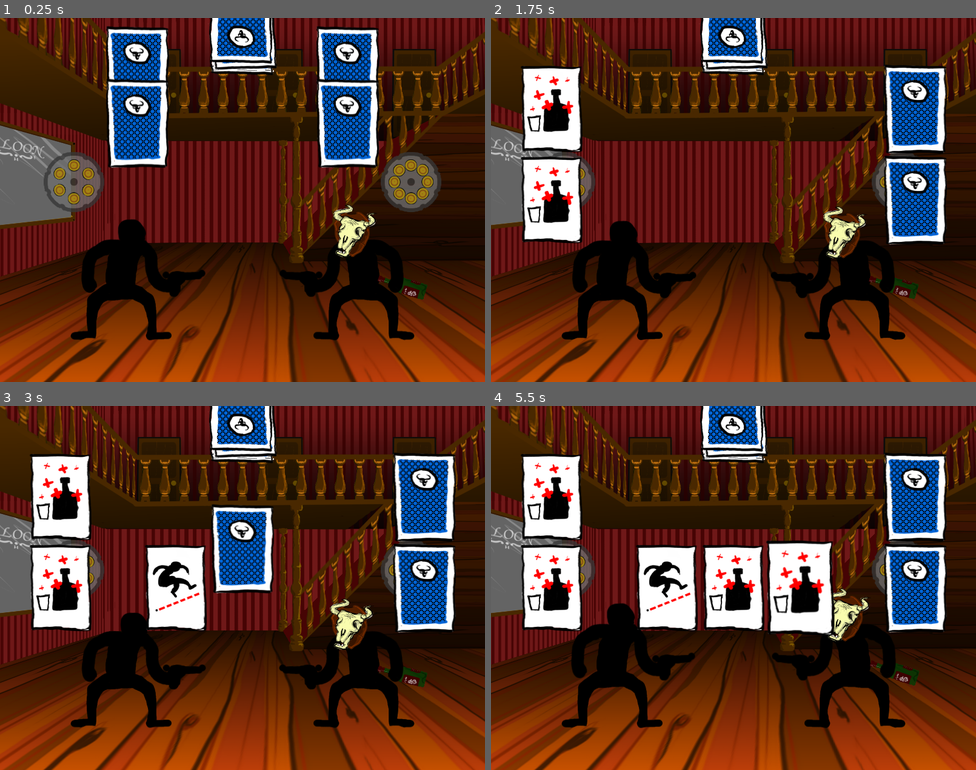
Above: before the commit, frames 1-4 (two rows, left to right).
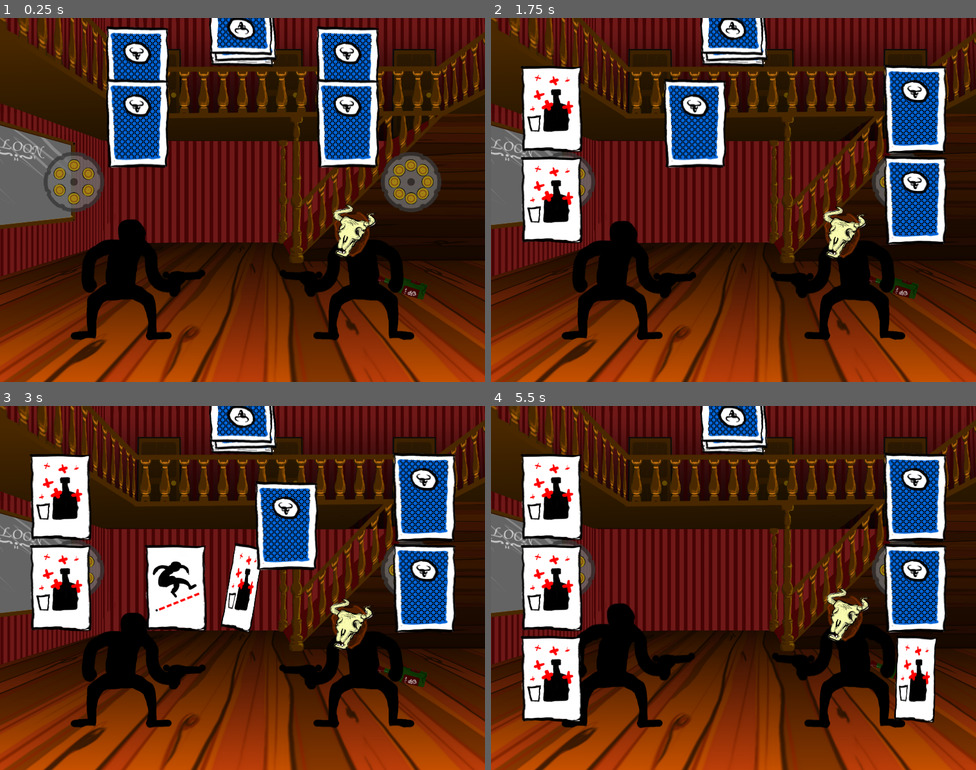
Above: after the commit, the same moments.

Repository: Eptwalabha/ld44
Game: Godot game, scene res://scenes/duel/Duel.tscn
Two runs of this game, one before a commit and one after it. Both use one fixed random seed, a clock stepped at 60 frames per second and the inputs below.
Inputs (mouse positions are in pixels of both pictures, inside the frame that each line leads up to):
- Up to frame 1 (0.25 s): no input
- Up to frame 2 (1.75 s): tap Enter (ui_accept) at 0.5, 0.77, 1.52 s; move the mouse to (573, 98) at 0.52 s; click (573, 98) at 0.67 s; move the mouse to (549, 200) at 1.27 s; click (549, 200) at 1.42 s
- Up to frame 3 (3 s): move the mouse to (426, 497) at 2.02 s; click (426, 497) at 2.17 s; move the mouse to (426, 588) at 2.77 s; click (426, 588) at 2.92 s
- Up to frame 4 (5.5 s): tap Enter (ui_accept) at 3.02, 3.77, 4.52 s; move the mouse to (665, 588) at 3.52 s; click (665, 588) at 3.67 s; move the mouse to (733, 588) at 4.27 s; click (733, 588) at 4.42 s; move the mouse to (801, 588) at 5.02 s; click (801, 588) at 5.17 s

The runs differ from the first frame. In frame 1, 1.6% of the frame differs, in the area x 43-58%, y 0-16%; in frame 2, 4.6%; in frame 3, 7.5%; in frame 4, 15%, in the area x 6-92%, y 0-87%.

Commit message:
card board

Diff:
--- a/scenes/duel/Card.gd
+++ b/scenes/duel/Card.gd
@@ -3,6 +3,7 @@
 class_name Card
 
 signal card_end_sliding(card)
+signal card_selected(card)
 
 onready var player : AnimationPlayer = $AnimationPlayer as AnimationPlayer
 onready var tween : Tween = $Tween as Tween
@@ -11,6 +12,7 @@
 export(CardType) var type = CardType.EVADE setget set_type
 
 export(bool) var selectable: bool = false
+export(bool) var flipped: bool = false setget flip
 
 var card_type : Dictionary = {
 	"evade": {
@@ -41,9 +43,14 @@
 func shuffle() -> void:
 	set_type(randi() % CardType.values().size())
 
-func flip() -> void:
-	player.play("flip_card")
-	yield(player, "animation_finished")
+func flip(f = true) -> void:
+	if flipped == f:
+		return
+	flipped = f
+	if flipped:
+		player.play("show_card")
+	else:
+		player.play("hide_card")
 
 func _on_Area2D_mouse_entered() -> void:
 	if selectable:
@@ -52,6 +59,12 @@
 func _on_Area2D_mouse_exited() -> void:
 	$CardBackground.scale = Vector2(1, 1)
 
+func _on_Area2D_input_event(_viewport: Node, event: InputEvent, _shape_idx: int) -> void:
+	if not selectable:
+		return
+	if event is InputEventMouse and event.is_pressed():
+		emit_signal("card_selected", self)
+
 func slide_to(position: Vector2) -> void:
 	tween.interpolate_property(self, "position", self.position, position, 1, Tween.TRANS_CUBIC, Tween.EASE_OUT)
 	tween.start()
--- a/scenes/duel/Card.tscn
+++ b/scenes/duel/Card.tscn
@@ -7,8 +7,60 @@
 [sub_resource type="RectangleShape2D" id=1]
 extents = Vector2( 46.7511, 68.3218 )
 
+[sub_resource type="Animation" id=3]
+resource_name = "hide_card"
+length = 0.4
+tracks/0/type = "value"
+tracks/0/path = NodePath("CardBackground:region_rect")
+tracks/0/interp = 0
+tracks/0/loop_wrap = true
+tracks/0/imported = false
+tracks/0/enabled = true
+tracks/0/keys = {
+"times": PoolRealArray( 0, 0.2, 0.4 ),
+"transitions": PoolRealArray( 1, 1, 1 ),
+"update": 0,
+"values": [ Rect2( 120, 5, 103, 144 ), Rect2( 3, 3, 105, 148 ), Rect2( 3, 3, 105, 148 ) ]
+}
+tracks/1/type = "value"
+tracks/1/path = NodePath("CardBackground/Type:visible")
+tracks/1/interp = 0
+tracks/1/loop_wrap = true
+tracks/1/imported = false
+tracks/1/enabled = true
+tracks/1/keys = {
+"times": PoolRealArray( 0, 0.2 ),
+"transitions": PoolRealArray( 1, 1 ),
+"update": 1,
+"values": [ true, false ]
+}
+tracks/2/type = "value"
+tracks/2/path = NodePath("CardBackground:rotation_degrees")
+tracks/2/interp = 1
+tracks/2/loop_wrap = true
+tracks/2/imported = false
+tracks/2/enabled = true
+tracks/2/keys = {
+"times": PoolRealArray( 0, 0.3, 0.4 ),
+"transitions": PoolRealArray( 1, 1, 1 ),
+"update": 0,
+"values": [ 0.0, 10.2931, 0.0 ]
+}
+tracks/3/type = "value"
+tracks/3/path = NodePath("CardBackground:scale")
+tracks/3/interp = 1
+tracks/3/loop_wrap = true
+tracks/3/imported = false
+tracks/3/enabled = true
+tracks/3/keys = {
+"times": PoolRealArray( 0, 0.2, 0.4 ),
+"transitions": PoolRealArray( 1, 1, 1 ),
+"update": 0,
+"values": [ Vector2( 1, 1 ), Vector2( 1e-05, 1 ), Vector2( 1, 1 ) ]
+}
+
 [sub_resource type="Animation" id=2]
-resource_name = "flip_card"
+resource_name = "show_card"
 length = 0.4
 tracks/0/type = "value"
 tracks/0/path = NodePath("CardBackground:region_rect")
@@ -78,9 +130,11 @@
 shape = SubResource( 1 )
 
 [node name="AnimationPlayer" type="AnimationPlayer" parent="."]
-anims/flip_card = SubResource( 2 )
+anims/hide_card = SubResource( 3 )
+anims/show_card = SubResource( 2 )
 
 [node name="Tween" type="Tween" parent="."]
 
+[connection signal="input_event" from="CardBackground/Area2D" to="." method="_on_Area2D_input_event"]
 [connection signal="mouse_entered" from="CardBackground/Area2D" to="." method="_on_Area2D_mouse_entered"]
 [connection signal="mouse_exited" from="CardBackground/Area2D" to="." method="_on_Area2D_mouse_exited"]
--- a/scenes/duel/CardBoard.gd
+++ b/scenes/duel/CardBoard.gd
@@ -4,6 +4,7 @@
 signal first_distribution_over
 signal river_distributed
 signal cards_picked
+signal cards_to_play_selected
 
 onready var deck : Node2D = $Deck as Node2D
 onready var player : Node2D = $Player as Node2D
@@ -14,13 +15,20 @@
 
 var CardScene := load("res://scenes/duel/Card.tscn") as PackedScene
 var player_turn : bool = true
+var opponent_pickedup_card : Card = null
 
-func first_distribution(the_player: Duelist, the_opponent: Duelist) -> void:
+var the_opponent: Duelist
+var the_player: Duelist
+
+func first_distribution(p: Duelist, o: Duelist) -> void:
+	_spread_cards(false)
+	the_player = p
+	the_opponent = o
 	_distribute_card_to(the_player)
 	_distribute_card_to(the_opponent)
 	_distribute_card_to(the_player)
 	_distribute_card_to(the_opponent)
-	timer.start(1)
+	timer.start(.5)
 	yield(timer, "timeout")
 	for card in player.get_children():
 		card.flip()
@@ -29,53 +37,163 @@
 	emit_signal("first_distribution_over")
 
 func distribute_river() -> void:
+	_spread_cards(false)
+	_empty_played_cards()
+	_empty_card_from_node(river)
 	for i in range(0, 3):
 		var card = _spawn_card_in_river()
 		timer.start(.6)
 		yield(timer, "timeout")
-		card.flip()
+		card.flip(true)
+	timer.start(1)
+	yield(timer, "timeout")
 	emit_signal("river_distributed")
 
-func pick_a_card():
-	for card in river.get_children():
-		card.selectable = true
-	timer.start(.2)
+func pick_a_card() -> void:
+	#_move_chip()
+	if player_turn:
+		_let_player_pickup_a_card()
+	else:
+		_let_opponent_pickup_a_card()
+		_let_player_pickup_a_card()
+
+func pick_cards_to_play() -> void:
+	_empty_card_from_node(river)
+	timer.start(.1)
 	yield(timer, "timeout")
+	the_opponent.select_card_to_play()
+	_set_cards_in_player_deck_selectable(true)
+
+func _end_of_pickup_phase() -> void:
+	timer.start(1)
+	yield(timer, "timeout")
+	opponent_pickedup_card.flip(false)
 	player_turn = not player_turn
 	emit_signal("cards_picked")
+
+func _end_of_card_selection_phase() -> void:
+	_set_cards_in_player_deck_selectable(false)
+	_move_cards_to_play_out_of_decks()
+	_spread_cards(true)
+	timer.start(1)
+	yield(timer, "timeout")
+	_reveal_cards_played()
+	timer.start(.5)
+	yield(timer, "timeout")
+	emit_signal("cards_to_play_selected")
 
 func _spawn_new_card() -> Card:
 	var card : Card = CardScene.instance() as Card
 	card.shuffle()
+	deck.add_child(card)
 	return card
 
 func _distribute_card_to(duelist: Duelist) -> void:
 	var card: Card = _spawn_new_card()
-	#duelist.add_card(card)
 	var node := _get_node(duelist)
-	var pos: Vector2 = _get_card_position_in_duelist_deck(node)
-	node.add_child(card)
-	card.position = deck.position - node.position
-	card.slide_to(pos)
+	duelist.add_card_to_hand(card)
+	_move_card_to(card, node)
 
 func _spawn_card_in_river() -> Card:
 	var card: Card = _spawn_new_card()
-	var pos: Vector2 = _get_card_position_in_river()
-	river.add_child(card)
-	card.position = deck.position - river.position
-	card.slide_to(pos)
+	_move_card_to(card, river)
 	return card
 
-func _get_card_position_in_duelist_deck(node: Node2D) -> Vector2:
-	var nbr_card: int = node.get_child_count()
-	return Vector2(0, (nbr_card - 1) * 150)
+func _get_card_position_in_node(node: Node2D) -> Vector2:
+	var card_index: int = node.get_child_count() - 1
+	return _get_card_index_position_in_node(card_index, node)
 
-func _get_card_position_in_river() -> Vector2:
-	var nbr_card: int = river.get_child_count()
-	return Vector2((nbr_card - 1) * 110, 0)
+func _get_card_index_position_in_node(card_index: int, node: Node2D) -> Vector2:
+	if node == player || node == opponent:
+		return Vector2(0, card_index * 150 - 150)
+	elif node == river:
+		return Vector2(card_index * 110 - 110, 0)
+	return Vector2()
 
 func _get_node(duelist: Duelist) -> Node2D:
 	return player if duelist.is_player() else opponent
 
-func _move_card_from_river_to_duelist(card: Card, duelist: Duelist) -> void:
-	pass
+func _empty_played_cards() -> void:
+	_empty_card_from_node($Played/Player)
+	the_player.card_to_play = null
+	_empty_card_from_node($Played/Opponent)
+	the_opponent.card_to_play = null
+
+func _empty_card_from_node(node: Node2D) -> void:
+	for card in node.get_children():
+		if card is Card:
+			node.remove_child(card)
+			card.queue_free()
+
+func _move_cards_to_play_out_of_decks() -> void:
+	_move_card_to(the_player.card_to_play, $Played/Player)
+	_move_card_to(the_opponent.card_to_play, $Played/Opponent)
+	the_player.update_hand(player.get_children())
+	the_opponent.update_hand(opponent.get_children())
+	_reorganize_decks()
+
+func _move_card_to(card: Card, node: Node2D) -> void:
+	var a = card.get_global_position()
+	card.position = a - node.get_global_position()
+	if card.get_parent() != node:
+		card.get_parent().remove_child(card)
+		node.add_child(card)
+	card.slide_to(_get_card_position_in_node(node))
+
+func _reorganize_decks() -> void:
+	_reorganize_deck(player)
+	_reorganize_deck(opponent)
+
+func _reorganize_deck(node: Node2D) -> void:
+	var index = 0
+	for card in node.get_children():
+		card.slide_to(_get_card_index_position_in_node(index, node))
+		index += 1
+
+func _let_player_pickup_a_card() -> void:
+	_set_cards_in_river_selectable(true)
+
+func _let_opponent_pickup_a_card() -> void:
+	opponent_pickedup_card = the_opponent.pick_a_card(river.get_children())
+	_move_card_to(opponent_pickedup_card, opponent)
+	if player_turn:
+		_end_of_pickup_phase()
+	else:
+		_let_player_pickup_a_card()
+
+func _set_cards_in_river_selectable(active: bool) -> void:
+	for card in river.get_children():
+		card.selectable = active
+		if active:
+			card.connect("card_selected", self, "_on_player_pickedup_a_card_in_river")
+		else:
+			card.disconnect("card_selected", self, "_on_player_pickedup_a_card_in_river")
+
+func _set_cards_in_player_deck_selectable(active: bool) -> void:
+	for card in player.get_children():
+		card.selectable = active
+		if active:
+			card.connect("card_selected", self, "_on_player_pickedup_a_card_in_is_deck")
+		else:
+			card.disconnect("card_selected", self, "_on_player_pickedup_a_card_in_is_deck")
+
+func _on_player_pickedup_a_card_in_river(card: Card) -> void:
+	if card is Card and card != opponent_pickedup_card:
+		the_player.add_card_to_hand(card)
+		the_opponent.opponent_picked(card)
+		_set_cards_in_river_selectable(false)
+		_move_card_to(card, player)
+		if player_turn:
+			_let_opponent_pickup_a_card()
+		else:
+			_end_of_pickup_phase()
+
+func _spread_cards(_spread: bool) -> void:
+	_reorganize_decks()
+
+func _reveal_cards_played() -> void:
+	the_opponent.reveal_card_to_play()
+
+func _on_player_pickedup_a_card_in_is_deck(card: Card) -> void:
+	the_player.card_to_play = card
+	_end_of_card_selection_phase()
--- a/scenes/duel/CardBoard.tscn
+++ b/scenes/duel/CardBoard.tscn
@@ -6,18 +6,18 @@
 [node name="CardBoard" type="Node2D"]
 script = ExtResource( 1 )
 
+[node name="Deck" type="Node2D" parent="."]
+position = Vector2( 400, 0 )
+
+[node name="Sprite" type="Sprite" parent="Deck"]
+position = Vector2( 0, 15 )
+texture = ExtResource( 2 )
+
 [node name="Player" type="Node2D" parent="."]
 position = Vector2( 100, 300 )
 
 [node name="Opponent" type="Node2D" parent="."]
 position = Vector2( 700, 300 )
-
-[node name="Deck" type="Node2D" parent="."]
-position = Vector2( 400, 0 )
-
-[node name="Sprite" type="Sprite" parent="Deck"]
-position = Vector2( 0, 28.5679 )
-texture = ExtResource( 2 )
 
 [node name="River" type="Node2D" parent="."]
 position = Vector2( 400, 300 )
@@ -25,3 +25,12 @@
 [node name="Timer" type="Timer" parent="."]
 
 [node name="Token" type="Sprite" parent="."]
+
+[node name="Played" type="Position2D" parent="."]
+position = Vector2( 400, 150 )
+
+[node name="Player" type="Position2D" parent="Played"]
+position = Vector2( -100, 0 )
+
+[node name="Opponent" type="Position2D" parent="Played"]
+position = Vector2( 100, 0 )
--- a/scenes/duel/DuelGame.gd
+++ b/scenes/duel/DuelGame.gd
@@ -32,13 +32,21 @@
 	current_state = _get_state("start")
 	$CardBoard.first_distribution(the_player, the_opponent)
 	yield($CardBoard, "first_distribution_over")
-	print("distribution's over")
 	$CardBoard.distribute_river()
 	yield($CardBoard, "river_distributed")
-	print("distribution of river's over")
 	$CardBoard.pick_a_card()
 	yield($CardBoard, "cards_picked")
-	print("cards where picked")
+	$CardBoard.pick_cards_to_play()
+	yield($CardBoard, "cards_to_play_selected")
+	print("cards to play selected")
+
+	$CardBoard.distribute_river()
+	yield($CardBoard, "river_distributed")
+	$CardBoard.pick_a_card()
+	yield($CardBoard, "cards_picked")
+	$CardBoard.pick_cards_to_play()
+	yield($CardBoard, "cards_to_play_selected")
+	print("cards to play selected")
 	#start_state()
 
 func _process(delta: float) -> void:
--- a/scenes/duel/Duelist.gd
+++ b/scenes/duel/Duelist.gd
@@ -8,6 +8,8 @@
 var current_life = 3
 
 var opponent: Duelist setget set_opponent
+var card_to_play: Card = null
+var hand: Array = []
 
 func _ready() -> void:
 	reset()
@@ -43,3 +45,27 @@
 
 func is_player() -> bool:
 	return player
+
+func pick_a_card(cards: Array) -> Card:
+	var best_card: Card = null
+	for card in cards:
+		best_card = card
+	add_card_to_hand(best_card)
+	return best_card
+
+func add_card_to_hand(card: Card) -> void:
+	hand.push_back(card)
+
+func update_hand(cards: Array) -> void:
+	hand = cards
+
+func select_card_to_play() -> void:
+	card_to_play = hand[0]
+	print("selected", card_to_play)
+
+func reveal_card_to_play() -> void:
+	if not card_to_play.flipped:
+		card_to_play.flip(true)
+
+func opponent_picked(_card: Card) -> void:
+	pass
--- a/scenes/duel/duelists/DuelistSherrif1.tscn
+++ b/scenes/duel/duelists/DuelistSherrif1.tscn
@@ -19,4 +19,5 @@
 texture = ExtResource( 3 )
 
 [node name="GunCylinder" parent="." index="2"]
+visible = false
 chambers = 8
Not shown: 1 places in scenes/duel/Card.tscn that only renumber resources
